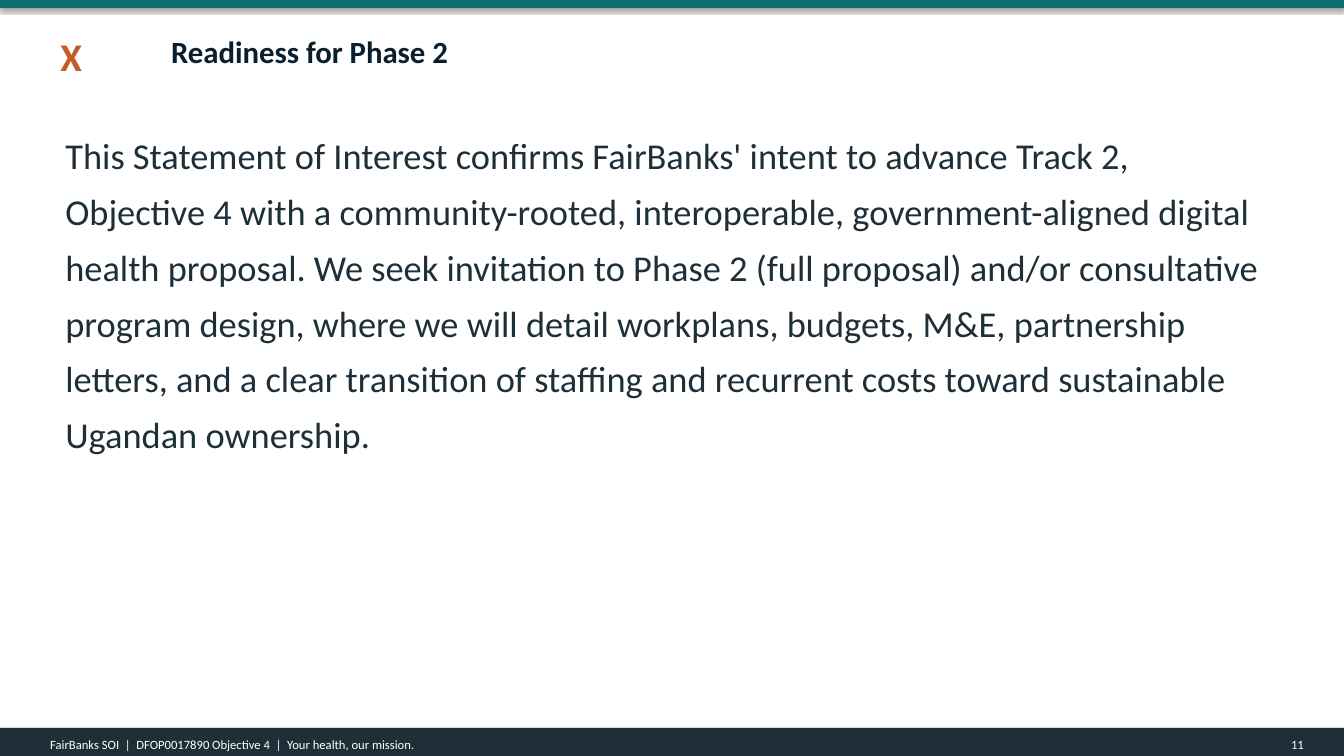
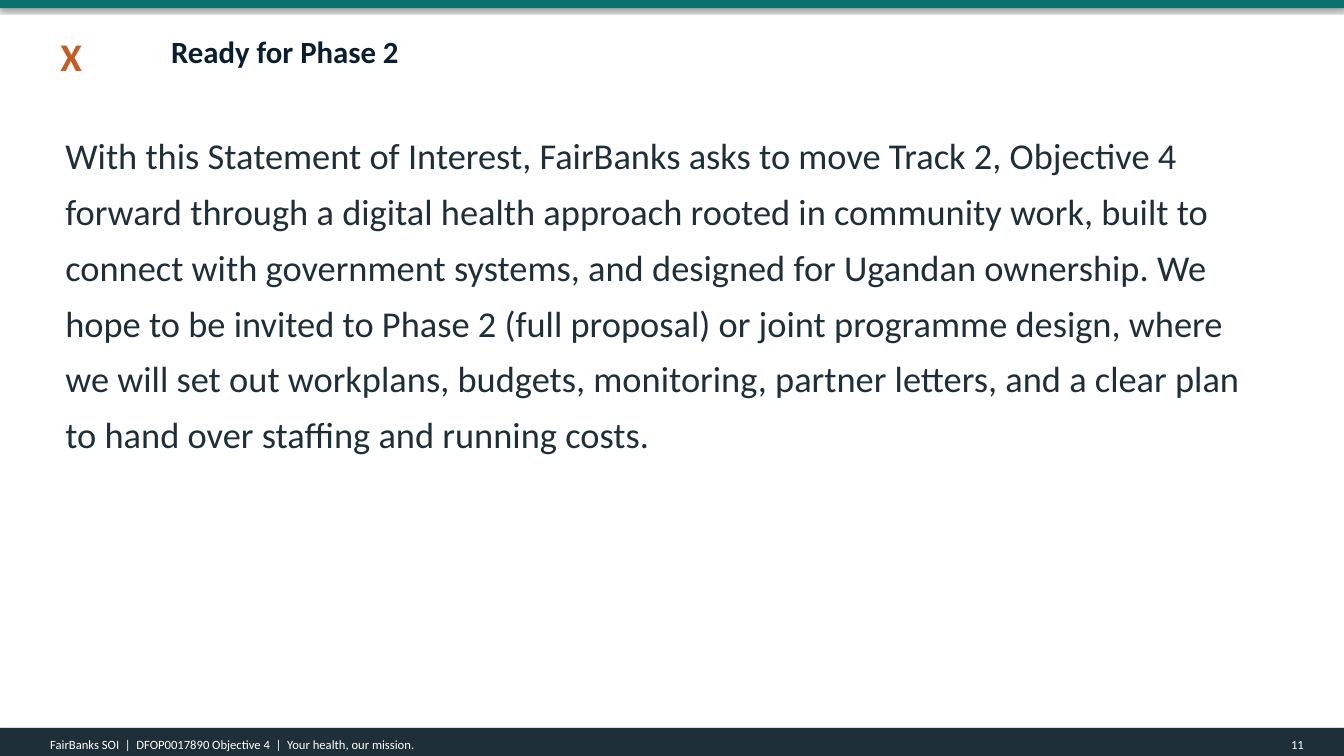
Before and after one commit to WASSWA2624/fairbanks, a slide deck: slide 11 of applications/dos-uganda/documents/dos-uganda_ppt.pptx. Drawn at 1344x756 pixels with LibreOffice and Linux fonts; fonts in the diff are those of the drawing. Boxes give left, top, right and bottom in pixels: in the first picture for what was removed or moved away, otherwise in the second. Text is boxed around its words. In the diff, an @@ line names an element or a change of style, - is before the commit and + after.

Commit message:
Update build_dos-uganda_docs.py and associated documents to reflect revised project title and narrative content for the Uganda Health System MOU (DFOP0017890). Enhance clarity and consistency across Word, PDF, and PowerPoint formats by streamlining language and ensuring alignment with new objectives focused on interoperability and government ownership. Adjust cost share descriptions and improve overall document coherence.

```diff
--- a/applications/dos-uganda/documents/dos-uganda_ppt.pptx
+++ b/applications/dos-uganda/documents/dos-uganda_ppt.pptx
@@ text at bbox=[171, 41, 399, 68]: text changed @@
-Readiness for Phase 2
+Ready for Phase 2
@@ text at bbox=[65, 143, 1239, 455]: text changed @@
-This Statement of Interest confirms FairBanks' intent to advance Track 2, Objective 4 with a community-rooted, interoperable, government-aligned digital health proposal. We seek invitation to Phase 2 (full proposal) and/or consultative program design, where we will detail workplans, budgets, M&E, partnership letters, and a clear transition of staffing and recurrent costs toward sustainable Ugandan ownership.
+With this Statement of Interest, FairBanks asks to move Track 2, Objective 4 forward through a digital health approach rooted in community work, built to connect with government systems, and designed for Ugandan ownership. We hope to be invited to Phase 2 (full proposal) or joint programme design, where we will set out workplans, budgets, monitoring, partner letters, and a clear plan to hand over staffing and running costs.
```
Also in this commit, not shown: 10 other slides changed, 3 other files.
